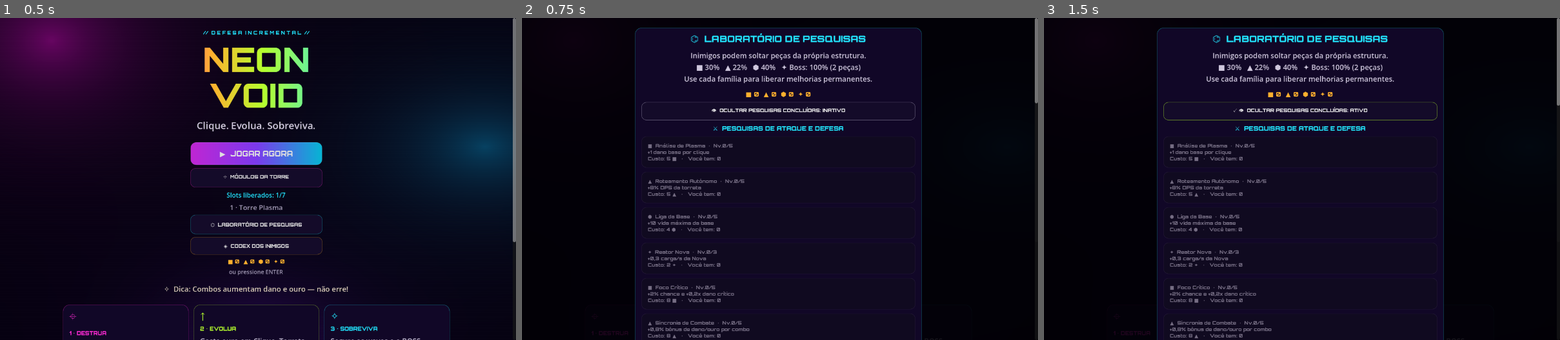
Above: before the commit, frames 1-3 (left to right).
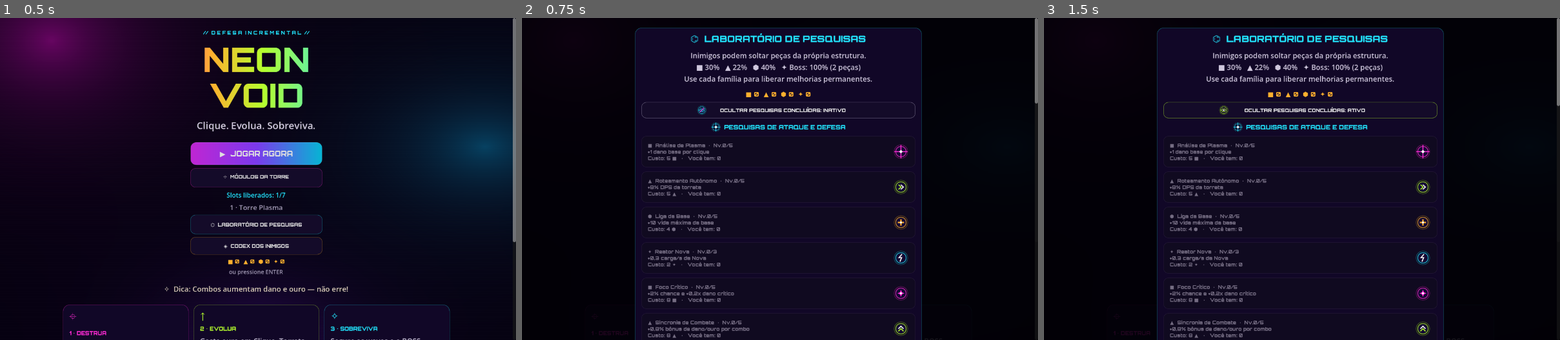
Above: after the commit, the same moments.

Repository: LuizXavi/GameTowerDefence
Game: Godot game, scene res://scenes/main.tscn
Two runs of this game, one before a commit and one after it. Both use one fixed random seed, a clock stepped at 60 frames per second and the inputs below.
Inputs:
- Up to frame 1 (0.5 s): no input
- Up to frame 2 (0.75 s): click "⌬ LABORATÓRIO DE PESQUISAS" at 0.5 s
- Up to frame 3 (1.5 s): click "👁 OCULTAR PESQUISAS CONCLUÍDA…" (after the commit: "OCULTAR PESQUISAS CONCLUÍDAS:…") at 1.25 s

Frame 1 is identical in both runs. In frame 2, 2.1% of the frame differs, in the area x 23-100%, y 26-100%; in frame 3, 2.2%, in the area x 23-100%, y 27-100%.

Commit message:
feat(ui): replace system emojis with procedural neon icons; make shape spawn tests deterministic

Diff:
--- a/NeonVoidGodot/scripts/main.gd
+++ b/NeonVoidGodot/scripts/main.gd
@@ -372,9 +372,9 @@
 	shop_tabs_row.add_theme_constant_override("separation", 6)
 	shop.add_child(shop_tabs_row)
 	var tab_defs := [
-		["attack", "⚔ ATAQUE", PINK, "TabAttack"],
-		["towers", "⌖ TORRES", LIME, "TabTowers"],
-		["defense", "🛡 DEFESA", CYAN, "TabDefense"]
+		["attack", "   ATAQUE", PINK, "TabAttack"],
+		["towers", "   TORRES", LIME, "TabTowers"],
+		["defense", "   DEFESA", CYAN, "TabDefense"]
 	]
 	for tdef in tab_defs:
 		var tid: String = tdef[0]
@@ -386,6 +386,7 @@
 		tbtn.custom_minimum_size.y = 38
 		tbtn.size_flags_horizontal = Control.SIZE_EXPAND_FILL
 		tbtn.add_theme_font_size_override("font_size", 11)
+		tbtn.draw.connect(func(): draw_neon_ui_icon(tbtn, tid, 7.5, Vector2(18.0, tbtn.size.y * 0.5), Color.WHITE if shop_tab == tid else tcol))
 		shop_tabs_row.add_child(tbtn)
 	shop_scroll = ScrollContainer.new()
 	shop_scroll.name = "ShopScroll"
@@ -421,6 +422,7 @@
 				var active := (tid == shop_tab)
 				child.add_theme_stylebox_override("normal", box(col, Color("3b1778") if active else Color("140b29"), 10))
 				child.add_theme_color_override("font_color", Color.WHITE if active else col)
+				child.queue_redraw()
 	rebuild_shop_cards()
 	refresh_hud()
 
@@ -473,6 +475,10 @@
 		buy.add_theme_font_override("font", BODY)
 		buy.add_theme_font_size_override("font_size", 16)
 		buy.add_theme_color_override("font_color", ucol)
+		buy.draw.connect(func():
+			var is_locked_shield: bool = (upg_id in ["shield_cap", "shield_regen", "shield_pulse"] and not state.shield_unlocked())
+			draw_neon_ui_icon(buy, "lock" if is_locked_shield else str(upg_id), 12.5, Vector2(buy.size.x - 32.0, buy.size.y * 0.5), Color("756d83") if is_locked_shield else ucol)
+		)
 		shop_grid.add_child(buy)
 		upgrades.append(buy)
 		shop_items.append({"kind": "upgrade", "id": upg_id, "button": buy})
@@ -682,11 +688,30 @@
 	contain_modal_focus()
 	focus_first_modal_action()
 
+func section_header_with_icon(parent: Node, title_text: String, icon_id: String, color: Color) -> HBoxContainer:
+	var row := HBoxContainer.new()
+	row.alignment = BoxContainer.ALIGNMENT_CENTER
+	row.add_theme_constant_override("separation", 8)
+	var icon_ctrl := Control.new()
+	icon_ctrl.custom_minimum_size = Vector2(24, 24)
+	icon_ctrl.mouse_filter = Control.MOUSE_FILTER_IGNORE
+	icon_ctrl.draw.connect(func(): draw_neon_ui_icon(icon_ctrl, icon_id, 8.5, icon_ctrl.size * 0.5, color))
+	row.add_child(icon_ctrl)
+	var lbl := label(title_text, 15, color, true)
+	row.add_child(lbl)
+	parent.add_child(row)
+	return row
+
 func append_hide_completed_button(parent: VBoxContainer) -> void:
-	var toggle_text := "✓ 👁  OCULTAR PESQUISAS CONCLUÍDAS: ATIVO" if hide_completed_research else "👁  OCULTAR PESQUISAS CONCLUÍDAS: INATIVO"
-	var toggle_btn := button(toggle_text, toggle_hide_completed_research, LIME if hide_completed_research else MUTED)
+	var toggle_text := "      OCULTAR PESQUISAS CONCLUÍDAS: ATIVO" if hide_completed_research else "      OCULTAR PESQUISAS CONCLUÍDAS: INATIVO"
+	var toggle_col := LIME if hide_completed_research else MUTED
+	var toggle_btn := button(toggle_text, toggle_hide_completed_research, toggle_col)
 	toggle_btn.name = "ToggleHideCompleted"
 	toggle_btn.custom_minimum_size.y = 40
+	toggle_btn.draw.connect(func():
+		var icon_x := maxf(24.0, toggle_btn.size.x * 0.5 - 190.0)
+		draw_neon_ui_icon(toggle_btn, "eye_on" if hide_completed_research else "eye_off", 8.5, Vector2(icon_x, toggle_btn.size.y * 0.5), LIME if hide_completed_research else CYAN)
+	)
 	parent.add_child(toggle_btn)
 
 func toggle_hide_completed_research() -> void:
@@ -701,7 +726,7 @@
 		toggle_btn.grab_focus()
 
 func append_module_cards(parent: VBoxContainer) -> void:
-	center_label(parent, "⌖  PESQUISA DE MÓDULOS", 15, PINK, true)
+	section_header_with_icon(parent, "PESQUISA DE MÓDULOS", "towers", PINK)
 	if phase == "modules":
 		append_hide_completed_button(parent)
 	var undiscovered := false
@@ -1053,7 +1078,7 @@
 	research_content.add_child(dynamic)
 	center_label(dynamic, pieces_text(), 16, AMBER, true)
 	append_hide_completed_button(dynamic)
-	center_label(dynamic, "⚔  PESQUISAS DE ATAQUE E DEFESA", 15, CYAN, true)
+	section_header_with_icon(dynamic, "PESQUISAS DE ATAQUE E DEFESA", "attack", CYAN)
 	var combat_shown := 0
 	var tower_shown := 0
 	var shield_shown := 0
@@ -1061,11 +1086,11 @@
 		if i == 18:
 			if combat_shown == 0 and hide_completed_research:
 				center_label(dynamic, "✓ Todas as pesquisas de ataque e defesa foram concluídas.", 15, LIME)
-			center_label(dynamic, "⌖  ESPECIALIZAÇÃO DE TORRETAS", 15, PINK, true)
+			section_header_with_icon(dynamic, "ESPECIALIZAÇÃO DE TORRETAS", "towers", PINK)
 		elif i == 25:
 			if tower_shown == 0 and hide_completed_research:
 				center_label(dynamic, "✓ Todas as especializações de torretas foram concluídas.", 15, LIME)
-			center_label(dynamic, "🛡  TECNOLOGIA DE ESCUDOS", 15, CYAN, true)
+			section_header_with_icon(dynamic, "TECNOLOGIA DE ESCUDOS", "defense", CYAN)
 		var level: int = store.research[i]
 		var maximum: int = store.RESEARCH_MAX[i]
 		if hide_completed_research and level >= maximum:
@@ -1089,6 +1114,9 @@
 		if i >= 18 and i < 25:
 			var tower_mod_id: String = MODULE_IDS[i - 18]
 			research_button.draw.connect(func(): draw_tower_module_icon(research_button, tower_mod_id, 13.0, Vector2(research_button.size.x - 36.0, research_button.size.y * 0.5)))
+		else:
+			var r_icon := research_icon_id(i)
+			research_button.draw.connect(func(): draw_neon_ui_icon(research_button, r_icon, 13.0, Vector2(research_button.size.x - 36.0, research_button.size.y * 0.5), btn_color))
 		dynamic.add_child(research_button)
 	if shield_shown == 0 and hide_completed_research:
 		center_label(dynamic, "✓ Todas as pesquisas de tecnologia de escudos foram concluídas.", 15, LIME)
@@ -1100,6 +1128,218 @@
 	dynamic.add_child(close)
 	contain_modal_focus()
 	focus_first_modal_action()
+
+func research_icon_id(index: int) -> String:
+	match index:
+		0, 8:
+			return "click_dmg"
+		1:
+			return "tower_haste"
+		2, 11:
+			return "base_hull"
+		3, 7, 17:
+			return "combo_drive"
+		4:
+			return "crit_chance"
+		5:
+			return "crit_mult"
+		6, 16:
+			return "nova_overdrive"
+		9:
+			return "tower_pierce"
+		10:
+			return "tower_synergy"
+		12:
+			return "nano_regen"
+		13, 14:
+			return "reactive_plating"
+		15:
+			return "hull_vitality"
+		25:
+			return "shield_cap"
+		26:
+			return "shield_regen"
+		27:
+			return "shield_pulse"
+	return "attack"
+
+func draw_neon_ui_icon(control: Control, icon_id: String, base_radius: float = 12.0, custom_center: Vector2 = Vector2(-1, -1), color: Color = CYAN) -> void:
+	var center: Vector2 = custom_center if custom_center.x >= 0.0 else control.size * 0.5
+	var s: float = base_radius / 12.0
+	var outer_r: float = base_radius + 3.5 * s
+	# Halo neon escuro e anel de moldura geométrica
+	control.draw_circle(center, outer_r, Color("0b061c"))
+	control.draw_arc(center, outer_r, 0.0, TAU, 24, Color(color, 0.32), maxf(1.0, 1.4 * s), true)
+	control.draw_circle(center, base_radius, Color("140933"))
+	control.draw_arc(center, base_radius, 0.0, TAU, 24, Color(color, 0.75), maxf(1.0, 1.6 * s), true)
+
+	match icon_id:
+		"attack", "click_dmg":
+			# Mira de plasma com losango energético central e 4 hastes
+			for k in 4:
+				var dir := Vector2.from_angle(k * PI * 0.5)
+				control.draw_line(center + dir * (4.0 * s), center + dir * (base_radius + 2.5 * s), color, maxf(1.2, 2.0 * s), true)
+			var diamond := PackedVector2Array([
+				center + Vector2(0, -4.5 * s),
+				center + Vector2(4.5 * s, 0),
+				center + Vector2(0, 4.5 * s),
+				center + Vector2(-4.5 * s, 0)
+			])
+			control.draw_colored_polygon(diamond, Color.WHITE)
+		"towers":
+			# Torreta dupla com base hexagonal e canhões gêmeos
+			for side in [-1.0, 1.0]:
+				var bx: float = side * 3.2 * s
+				control.draw_line(center + Vector2(bx, 2.0 * s), center + Vector2(bx, -base_radius - 1.5 * s), color, maxf(1.2, 2.2 * s), true)
+				control.draw_circle(center + Vector2(bx, -base_radius - 1.5 * s), maxf(1.2, 1.8 * s), Color.WHITE)
+			control.draw_arc(center + Vector2(0, 2.0 * s), 5.0 * s, 0.0, TAU, 16, Color.WHITE, maxf(1.0, 1.6 * s), true)
+		"defense", "shield_cap":
+			# Escudo hexagonal energético com núcleo brilhante
+			var pts := PackedVector2Array([
+				center + Vector2(0, -8.5 * s),
+				center + Vector2(7.0 * s, -4.0 * s),
+				center + Vector2(5.8 * s, 4.5 * s),
+				center + Vector2(0, 8.8 * s),
+				center + Vector2(-5.8 * s, 4.5 * s),
+				center + Vector2(-7.0 * s, -4.0 * s),
+				center + Vector2(0, -8.5 * s)
+			])
+			control.draw_colored_polygon(pts.slice(0, 6), Color(color, 0.25))
+			control.draw_polyline(pts, color, maxf(1.3, 2.0 * s), true)
+			control.draw_circle(center, maxf(1.5, 2.5 * s), Color.WHITE)
+		"eye_on", "eye_off":
+			# Visor cibernético neon (olho geométrico)
+			var top_arc := PackedVector2Array([
+				center + Vector2(-8.5 * s, 0),
+				center + Vector2(-3.5 * s, -5.0 * s),
+				center + Vector2(3.5 * s, -5.0 * s),
+				center + Vector2(8.5 * s, 0),
+				center + Vector2(3.5 * s, 5.0 * s),
+				center + Vector2(-3.5 * s, 5.0 * s),
+				center + Vector2(-8.5 * s, 0)
+			])
+			control.draw_polyline(top_arc, color, maxf(1.2, 1.8 * s), true)
+			control.draw_circle(center, maxf(1.5, 2.6 * s), Color.WHITE if icon_id == "eye_on" else color)
+			if icon_id == "eye_off":
+				control.draw_line(center + Vector2(-7.0 * s, 6.5 * s), center + Vector2(7.0 * s, -6.5 * s), PINK, maxf(1.4, 2.2 * s), true)
+		"lock":
+			# Cadeado holográfico geométrico
+			control.draw_arc(center + Vector2(0, -2.5 * s), 4.2 * s, PI, TAU, 16, color, maxf(1.2, 2.0 * s), true)
+			var rect := Rect2(center + Vector2(-5.5 * s, -2.0 * s), Vector2(11.0 * s, 8.5 * s))
+			control.draw_rect(rect, Color("0b061c"), true)
+			control.draw_rect(rect, color, false, maxf(1.2, 1.8 * s))
+			control.draw_circle(center + Vector2(0, 2.2 * s), maxf(1.2, 1.8 * s), Color.WHITE)
+		"crit_chance":
+			# Estrela crítica de 4 pontas
+			var star := PackedVector2Array()
+			for k in 8:
+				var ang: float = k * PI * 0.25 - PI * 0.5
+				var r: float = (8.5 * s) if (k % 2 == 0) else (3.0 * s)
+				star.append(center + Vector2.from_angle(ang) * r)
+			control.draw_colored_polygon(star, color)
+			control.draw_circle(center, maxf(1.4, 2.2 * s), Color.WHITE)
+		"crit_mult":
+			# Duplo chevron ascendente de potência letal
+			for idx in [-1, 1]:
+				var y_off: float = idx * 2.8 * s
+				var chev := PackedVector2Array([
+					center + Vector2(-5.5 * s, y_off + 2.5 * s),
+					center + Vector2(0, y_off - 3.0 * s),
+					center + Vector2(5.5 * s, y_off + 2.5 * s)
+				])
+				control.draw_polyline(chev, Color.WHITE if idx == -1 else color, maxf(1.3, 2.2 * s), true)
+		"combo_drive":
+			# Raio de corrente de combo
+			var bolt := PackedVector2Array([
+				center + Vector2(2.0 * s, -8.0 * s),
+				center + Vector2(-4.5 * s, -0.5 * s),
+				center + Vector2(1.5 * s, -0.5 * s),
+				center + Vector2(-2.0 * s, 8.0 * s)
+			])
+			control.draw_polyline(bolt, Color.WHITE, maxf(1.4, 2.2 * s), true)
+		"click_splash":
+			# Anéis concêntricos de impacto em área
+			control.draw_arc(center, 4.2 * s, 0.0, TAU, 16, Color.WHITE, maxf(1.2, 1.8 * s), true)
+			control.draw_arc(center, 8.0 * s, 0.0, TAU, 20, color, maxf(1.0, 1.6 * s), true)
+			control.draw_circle(center, maxf(1.4, 2.0 * s), color)
+		"nova_overdrive":
+			# Supernova de 8 raios
+			for k in 8:
+				var dir := Vector2.from_angle(k * PI * 0.25)
+				var len_r: float = (8.5 * s) if (k % 2 == 0) else (5.5 * s)
+				control.draw_line(center, center + dir * len_r, Color.WHITE if (k % 2 == 0) else color, maxf(1.2, 1.8 * s), true)
+			control.draw_circle(center, maxf(1.8, 2.8 * s), Color.WHITE)
+		"tower_haste":
+			# Setas duplas de cadência acelerada
+			for idx in [-1, 1]:
+				var x_off: float = idx * 2.6 * s
+				var arr := PackedVector2Array([
+					center + Vector2(x_off - 2.5 * s, -5.0 * s),
+					center + Vector2(x_off + 3.0 * s, 0),
+					center + Vector2(x_off - 2.5 * s, 5.0 * s)
+				])
+				control.draw_polyline(arr, Color.WHITE if idx == 1 else color, maxf(1.3, 2.0 * s), true)
+		"tower_range":
+			# Radar de longo alcance
+			control.draw_arc(center + Vector2(0, 3.0 * s), 5.0 * s, -PI * 0.85, -PI * 0.15, 14, color, maxf(1.2, 1.8 * s), true)
+			control.draw_arc(center + Vector2(0, 3.0 * s), 8.8 * s, -PI * 0.85, -PI * 0.15, 18, Color.WHITE, maxf(1.2, 1.8 * s), true)
+			control.draw_circle(center + Vector2(0, 3.5 * s), maxf(1.5, 2.4 * s), color)
+		"tower_pierce":
+			# Lança perfurante anti-titã
+			control.draw_line(center + Vector2(-7.0 * s, 7.0 * s), center + Vector2(7.0 * s, -7.0 * s), Color.WHITE, maxf(1.4, 2.2 * s), true)
+			var tip := PackedVector2Array([
+				center + Vector2(1.5 * s, -7.0 * s),
+				center + Vector2(7.0 * s, -7.0 * s),
+				center + Vector2(7.0 * s, -1.5 * s)
+			])
+			control.draw_polyline(tip, color, maxf(1.4, 2.2 * s), true)
+		"tower_synergy":
+			# Tríade sincronizada de nós de bateria
+			var nodes := PackedVector2Array()
+			for k in 3:
+				var p := center + Vector2.from_angle(k * TAU / 3.0 - PI * 0.5) * (6.2 * s)
+				nodes.append(p)
+			nodes.append(nodes[0])
+			control.draw_polyline(nodes, color, maxf(1.1, 1.6 * s), true)
+			for k in 3:
+				control.draw_circle(nodes[k], maxf(1.6, 2.4 * s), Color.WHITE)
+		"base_hull", "hull_vitality":
+			# Cruz de integridade estrutural de titânio
+			var arm: float = 6.5 * s
+			control.draw_line(center + Vector2(-arm, 0), center + Vector2(arm, 0), color, maxf(1.8, 3.2 * s), true)
+			control.draw_line(center + Vector2(0, -arm), center + Vector2(0, arm), color, maxf(1.8, 3.2 * s), true)
+			control.draw_circle(center, maxf(1.5, 2.2 * s), Color.WHITE)
+		"nano_regen":
+			# Órbita de nanorreparo
+			control.draw_line(center + Vector2(-4.5 * s, 0), center + Vector2(4.5 * s, 0), Color.WHITE, maxf(1.4, 2.2 * s), true)
+			control.draw_line(center + Vector2(0, -4.5 * s), center + Vector2(0, 4.5 * s), Color.WHITE, maxf(1.4, 2.2 * s), true)
+			for k in 3:
+				var orb := center + Vector2.from_angle(k * TAU / 3.0) * (7.5 * s)
+				control.draw_circle(orb, maxf(1.3, 2.0 * s), color)
+		"reactive_plating":
+			# Placas de blindagem reativa em losango duplo
+			for scale_r in [4.5, 8.0]:
+				var d := PackedVector2Array([
+					center + Vector2(0, -scale_r * s),
+					center + Vector2(scale_r * s, 0),
+					center + Vector2(0, scale_r * s),
+					center + Vector2(-scale_r * s, 0),
+					center + Vector2(0, -scale_r * s)
+				])
+				control.draw_polyline(d, Color.WHITE if scale_r < 6.0 else color, maxf(1.2, 1.8 * s), true)
+		"shield_regen":
+			# Anel de recarga harmônica de escudo
+			control.draw_arc(center, 6.5 * s, 0.3, PI - 0.3, 14, color, maxf(1.3, 2.0 * s), true)
+			control.draw_arc(center, 6.5 * s, PI + 0.3, TAU - 0.3, 14, Color.WHITE, maxf(1.3, 2.0 * s), true)
+			control.draw_circle(center, maxf(1.6, 2.5 * s), color)
+		"shield_pulse":
+			# Escudo com onda de repulsão externa
+			control.draw_arc(center, 4.5 * s, 0.0, TAU, 16, Color.WHITE, maxf(1.2, 1.8 * s), true)
+			control.draw_arc(center, 8.2 * s, -PI * 0.75, -PI * 0.25, 14, color, maxf(1.4, 2.2 * s), true)
+			control.draw_arc(center, 8.2 * s, PI * 0.25, PI * 0.75, 14, color, maxf(1.4, 2.2 * s), true)
+		_:
+			control.draw_circle(center, maxf(2.0, 3.5 * s), Color.WHITE)
+
 
 func buy_research(index: int) -> void:
 	var previous_pieces: Array[int] = store.pieces.duplicate()
@@ -1553,7 +1793,7 @@
 	hud_gold.text = "◈ %s" % NumberFormat.format(float(state.gold), 1)
 	hud_pieces.text = pieces_text(state.run_pieces)
 	hud_wave.text = "WAVE %d\n%d/%d" % [state.wave, state.wave_kills, state.quota()]
-	hud_hp.text = "%d  🛡%d" % [state.hp, int(floor(state.shield))] if state.max_shield > 0 else str(state.hp)
+	hud_hp.text = "%d  +%d ESC" % [state.hp, int(floor(state.shield))] if state.max_shield > 0 else str(state.hp)
 	hp_bar.value = state.hp * 100.0 / state.max_hp
 	wave_bar.value = state.wave_kills * 100.0 / state.quota()
 	mini_stats.text = "%s abates   |   %s   |   %s dmg   |   %s/s" % [NumberFormat.format_int(state.kills), time_text(state.play_time), NumberFormat.format_int(state.click_damage()), NumberFormat.format_int(state.auto_dps())]
@@ -1581,6 +1821,7 @@
 				NumberFormat.format(float(c), 1)
 			]
 			btn.disabled = state.gold < c
+			btn.queue_redraw()
 		else:
 			var upg_id: String = item["id"]
 			var uinfo: Array = IN_GAME_UPG_INFO[upg_id]
@@ -1591,7 +1832,7 @@
 			if upg_id == "click_dmg":
 				detail = "%s dano/clique (+25%% a cada 5 nv)" % NumberFormat.format_int(state.click_damage())
 			if upg_id in ["shield_cap", "shield_regen", "shield_pulse"] and not state.shield_unlocked():
-				btn.text = "🔒 %s\nRequer pesquisa: Gerador de Escudo Quântico\nDesbloqueie no Laboratório" % uinfo[0]
+				btn.text = "%s  •  BLOQUEADO\nRequer pesquisa: Gerador de Escudo Quântico\nDesbloqueie no Laboratório" % uinfo[0]
 				btn.disabled = true
 			elif lvl >= max_lvl:
 				btn.text = "%s  •  Nv.%d (MÁX)\n%s\n✓ NÍVEL MÁXIMO ATINGIDO" % [uinfo[0], lvl, detail]
@@ -1606,6 +1847,7 @@
 					NumberFormat.format(float(c), 1)
 				]
 				btn.disabled = not state.can_buy_upgrade(upg_id)
+			btn.queue_redraw()
 
 func _process(dt: float) -> void:
 	state.tick(dt)
--- a/NeonVoidGodot/tests/test_game.gd
+++ b/NeonVoidGodot/tests/test_game.gd
@@ -301,9 +301,9 @@
 	game.auto_attack(r_target, 10, "railgun", 0)
 	check(r_target.hp < r_target_hp and r_behind.hp < r_behind_hp, "Railgun penetrates multiple enemies in firing line")
 	# Testes de Formas Geométricas: Pentágono (5 lados) e Heptágono (7 lados)
-	var pentagon := game.spawn(4)
+	var pentagon := game.spawn(4, "", false, false)
 	check(pentagon.sides == 5 and pentagon.enemy_id == "pentagon", "Pentagon spawns with 5 geometric sides")
-	var heptagon := game.spawn(5)
+	var heptagon := game.spawn(5, "", false, false)
 	check(heptagon.sides == 7 and heptagon.enemy_id == "heptagon", "Heptagon spawns with 7 geometric sides")
 	# Testes de Comandantes de Elite (substituindo antigos Mini-Bosses) e Rotação de Bosses
 	var elite_commander := game.spawn(-1, "", false, true, true)
@@ -312,25 +312,25 @@
 	var colossus_boss := game.spawn(3)
 	check(colossus_boss.sides == 10 and colossus_boss.boss_id == "boss_colossus", "Wave 10 boss has decagonal geometry (10 sides) and boss_colossus archetype")
 	# Testes dos 10 Novos Inimigos com Formas Geométricas
-	var octagon := game.spawn(6)
+	var octagon := game.spawn(6, "", false, false)
 	check(octagon.sides == 8 and octagon.enemy_id == "octagon", "Octagon spawns with 8 sides")
-	var nonagon := game.spawn(7)
+	var nonagon := game.spawn(7, "", false, false)
 	check(nonagon.sides == 9 and nonagon.enemy_id == "nonagon", "Nonagon spawns with 9 sides")
-	var decagon := game.spawn(8)
+	var decagon := game.spawn(8, "", false, false)
 	check(decagon.sides == 10 and decagon.enemy_id == "decagon", "Decagon spawns with 10 sides")
-	var hendecagon := game.spawn(9)
+	var hendecagon := game.spawn(9, "", false, false)
 	check(hendecagon.sides == 11 and hendecagon.enemy_id == "hendecagon", "Hendecagon spawns with 11 sides")
-	var dodecagon := game.spawn(10)
+	var dodecagon := game.spawn(10, "", false, false)
 	check(dodecagon.sides == 12 and dodecagon.enemy_id == "dodecagon", "Dodecagon spawns with 12 sides")
-	var star4 := game.spawn(11)
+	var star4 := game.spawn(11, "", false, false)
 	check(star4.enemy_id == "star4" and star4.radius == 20.0, "Star4 spawns correctly")
-	var star5 := game.spawn(12)
+	var star5 := game.spawn(12, "", false, false)
 	check(star5.enemy_id == "star5" and star5.radius == 25.0, "Star5 spawns correctly")
-	var prism := game.spawn(13)
+	var prism := game.spawn(13, "", false, false)
 	check(prism.enemy_id == "ring_prism" and prism.sides == 6, "Ring Prism spawns with prism properties")
-	var singularity := game.spawn(14)
+	var singularity := game.spawn(14, "", false, false)
 	check(singularity.enemy_id == "spiral_singularity" and singularity.hp > 90, "Spiral Singularity spawns with high density")
-	var titan := game.spawn(15)
+	var titan := game.spawn(15, "", false, false)
 	check(titan.enemy_id == "titan_tetrahedron" and titan.sides == 4 and titan.hp > 130, "Titan Tetrahedron spawns with massive health")
 	# Testes de Inimigos que Atiram, Teleportam e Invocam Lacaios + Novos Bosses e Elites
 	game.reset()
